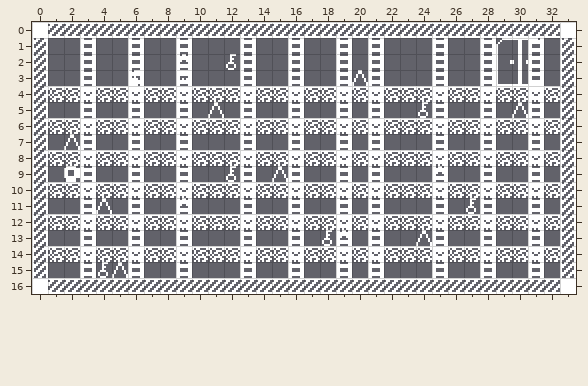
Tiled map, stored at Assets/Levels/fgame/bb10.tmx. The picture above is the old version.
Cells are 8x8 px. Shown: x 0..33, y 0..16. Tiles whose own drawing changed are shown in their newer look in all pictures.
The same view after the edit:
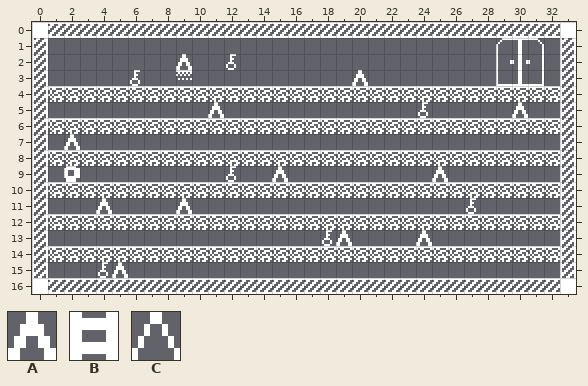
Key: from "pacman": A 6, B 21, C 66.
_ is an empty cell, . an unchanged one.
What changed:
--- layer "Tile Layer 1"
@@ x 9..20 @@
- 2 C...........
- 3 ...........C
+ 2 A...........
+ 3 ...........A
@@ x 11..30 @@
- 5 C..................C
+ 5 A..................A
@@ x 2..2 @@
- 7 C
+ 7 A
@@ x 15..25 @@
- 9 C.........C
+ 9 A.........A
@@ x 4..9 @@
-11 C....C
+11 A....A
@@ x 19..24 @@
-13 C....C
+13 A....A
@@ x 5..5 @@
-15 C
+15 A
--- layer "background" (now hidden)
@@ x 3..31 @@
- 1 B..B..B...B..B..B.B...B..B..B
- 2 B..B..B...B..B..B.B...B..B..B
- 3 B..B..B...B..B..B.B...B..B..B
- 4 B..B..B...B..B..B.B...B..B..B
- 5 B..B..B...B..B..B.B...B..B..B
- 6 B..B..B...B..B..B.B...B..B..B
- 7 B..B..B...B..B..B.B...B..B..B
- 8 B..B..B...B..B..B.B...B..B..B
- 9 B..B..B...B..B..B.B...B..B..B
-10 B..B..B...B..B..B.B...B..B..B
-11 B..B..B...B..B..B.B...B..B..B
-12 B..B..B...B..B..B.B...B..B..B
-13 B..B..B...B..B..B.B...B..B..B
-14 B..B..B...B..B..B.B...B..B..B
-15 B..B..B...B..B..B.B...B..B..B
+ 1 _.._.._..._.._.._._..._.._.._
+ 2 _.._.._..._.._.._._..._.._.._
+ 3 _.._.._..._.._.._._..._.._.._
+ 4 _.._.._..._.._.._._..._.._.._
+ 5 _.._.._..._.._.._._..._.._.._
+ 6 _.._.._..._.._.._._..._.._.._
+ 7 _.._.._..._.._.._._..._.._.._
+ 8 _.._.._..._.._.._._..._.._.._
+ 9 _.._.._..._.._.._._..._.._.._
+10 _.._.._..._.._.._._..._.._.._
+11 _.._.._..._.._.._._..._.._.._
+12 _.._.._..._.._.._._..._.._.._
+13 _.._.._..._.._.._._..._.._.._
+14 _.._.._..._.._.._._..._.._.._
+15 _.._.._..._.._.._._..._.._.._
